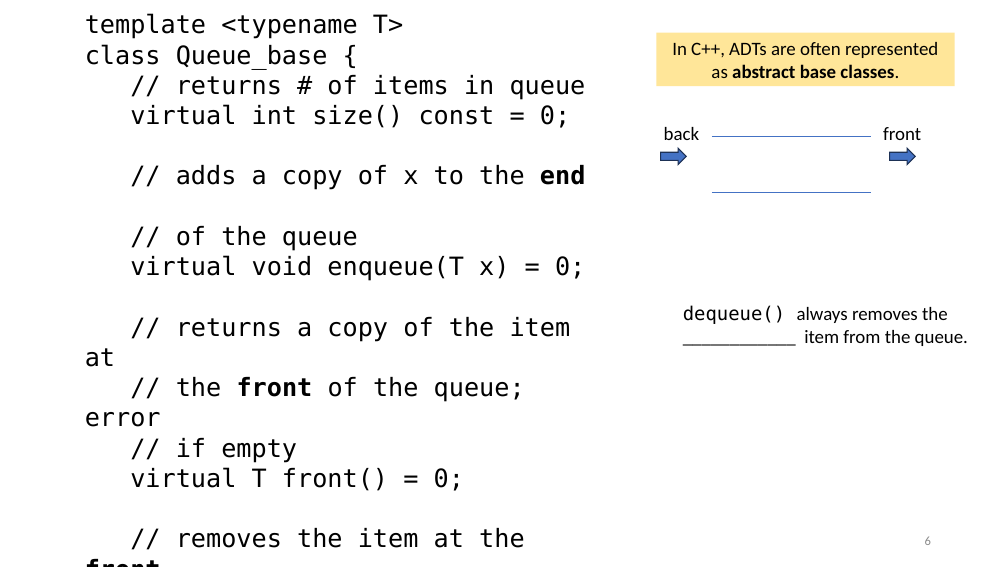
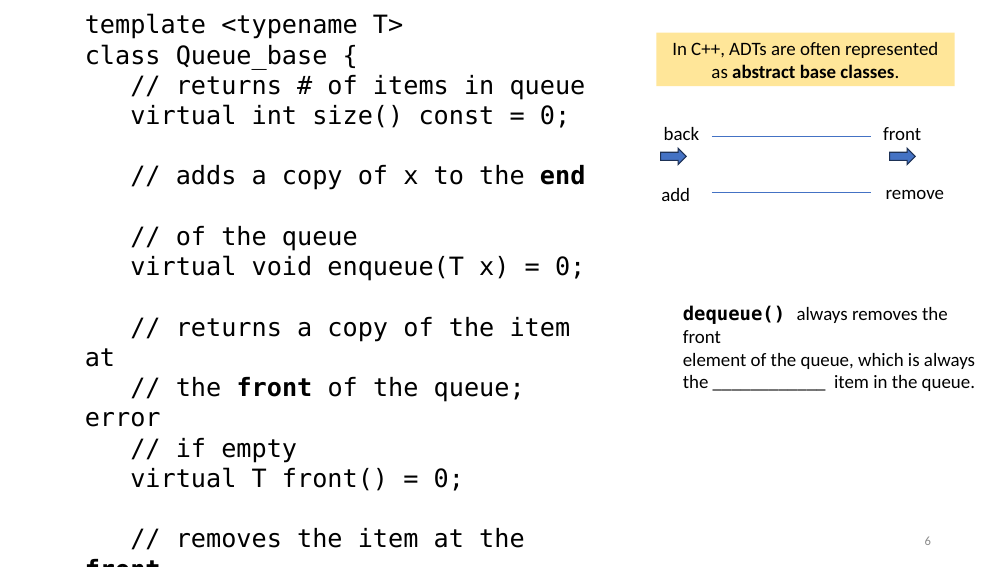
Before and after one commit to tjd1234/cmpt225fall2023, a slide deck: slide 6 of lecture_notes/week7/week7_priority_queues.pptx. Drawn at 1008x567 pixels with LibreOffice and Linux fonts; fonts in the diff are those of the drawing. Boxes give left, top, right and bottom in pixels: in the first picture for what was removed or moved away, otherwise in the second. Text is boxed around its words. In the diff, an @@ line names an element or a change of style, - is before the commit and + after.

```diff
--- a/lecture_notes/week7/week7_priority_queues.pptx
+++ b/lecture_notes/week7/week7_priority_queues.pptx
@@ text added at [661,188,690,201], 18 pt, text #000000 @@
+add
@@ text added at [886,190,944,199], 18 pt, text #000000 @@
+remove
@@ text at [683,305,975,391]: text changed @@
-dequeue() always removes the
-____________ item from the queue.
+dequeue() always removes the front
+element of the queue, which is always
+the ____________ item in the queue.
```
Also in this commit, not shown: 23 other slides changed.
